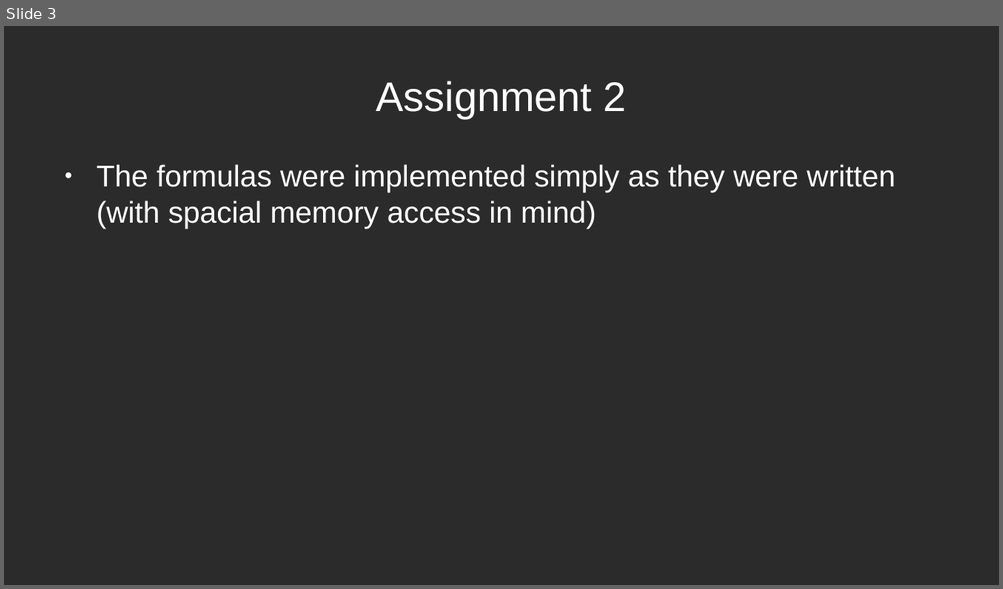
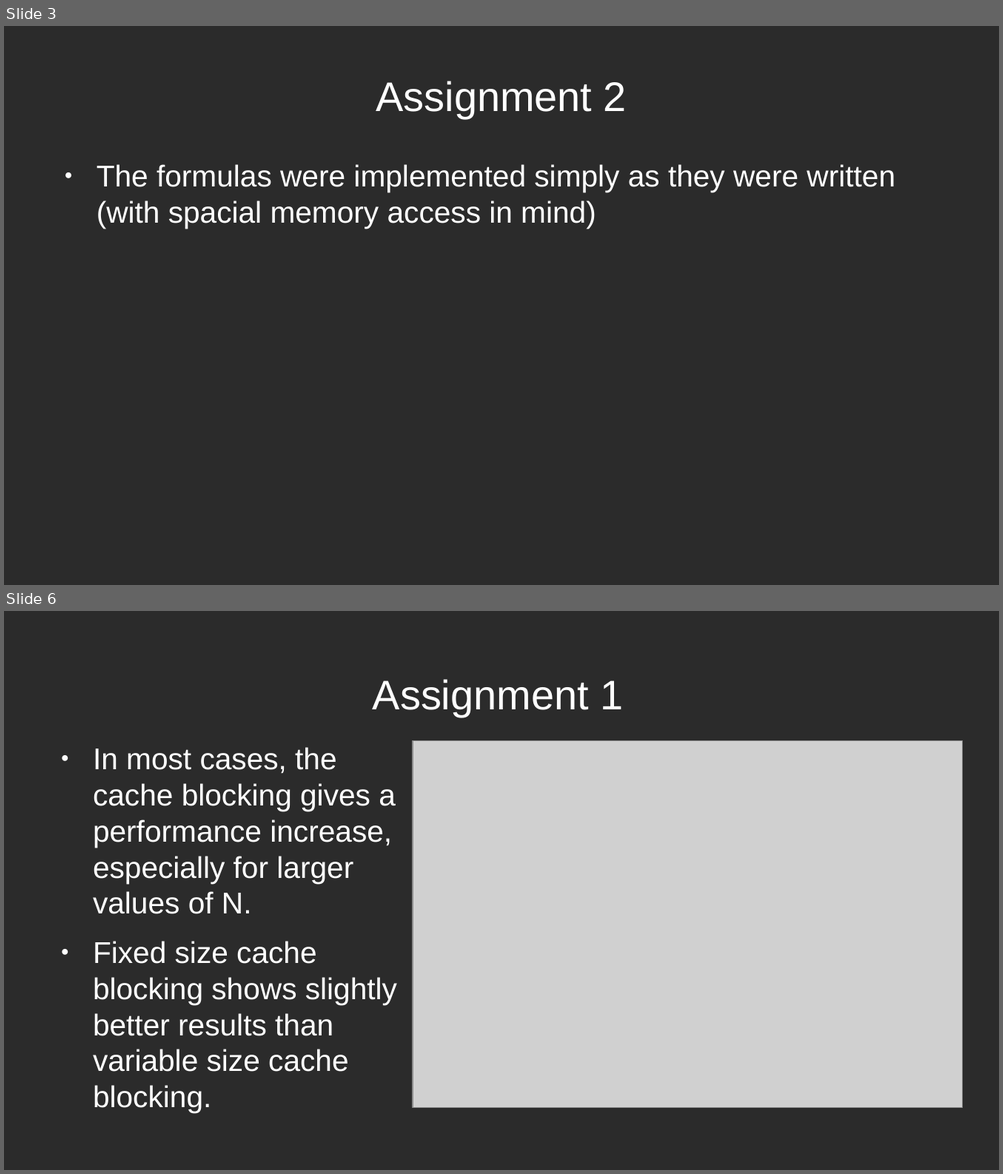
Before and after one commit to MC0117/HPC-labs, a slide deck: mypresentation.odp. Shown one above the other, each under a label of ours: slide 3 before the commit, slides 3 and 6 after it; the slides between them are not shown. The pictures are 1003x589 and 1003x1174 pixels, drawn with LibreOffice and Linux fonts; fonts in the diff are those of the drawing; grey boxes stand for pictures; background and template pictures are left out; a plain dark background stands for a picture behind light text. Boxes give left, top, right and bottom in pixels: in the first picture for what was removed or moved away, otherwise in the second. Text is boxed around its words. In the diff, an @@ line names an element or a change of style, - is before the commit and + after.

```diff
--- a/mypresentation.odp
+++ b/mypresentation.odp
@@ slide 6 added at <box>4,611,999,1170</box>, background picture (left out) @@
@@ title added at <box>373,679,623,717</box>, 33 pt, text #FFFFFF @@
+Assignment 1
@@ picture added at <box>412,741,962,1108</box> @@
@@ text added at <box>93,747,397,1072</box>, 24 pt, text #FFFFFF @@
+● In most cases, the cache blocking gives a performance increase, especially for larger values of N.
+● Fixed size cache blocking shows slightly better results than variable size cache blocking.
```
Also in this commit, not shown: 2 slides changed, 6 other slides added, 1 slide removed, 4 other files.
